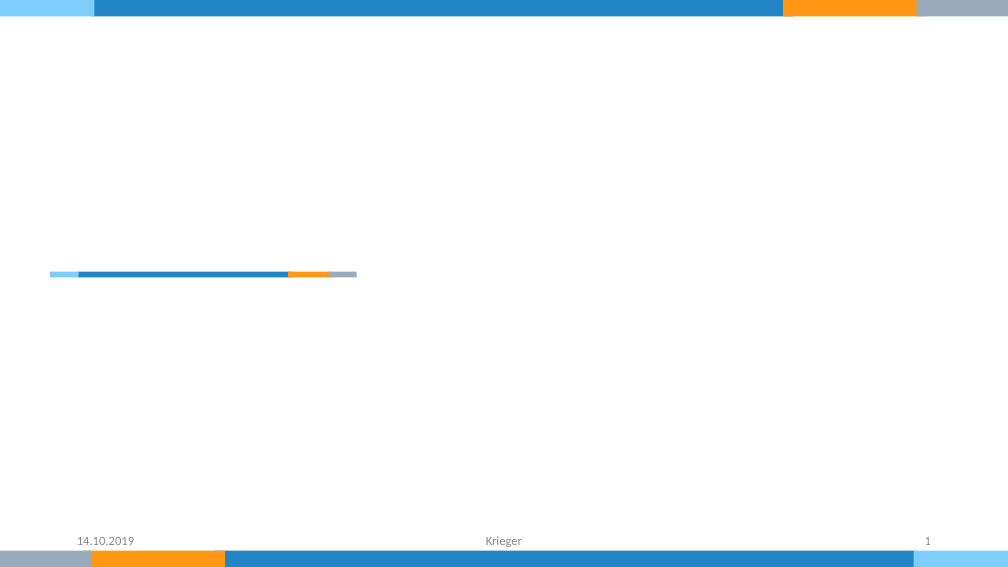
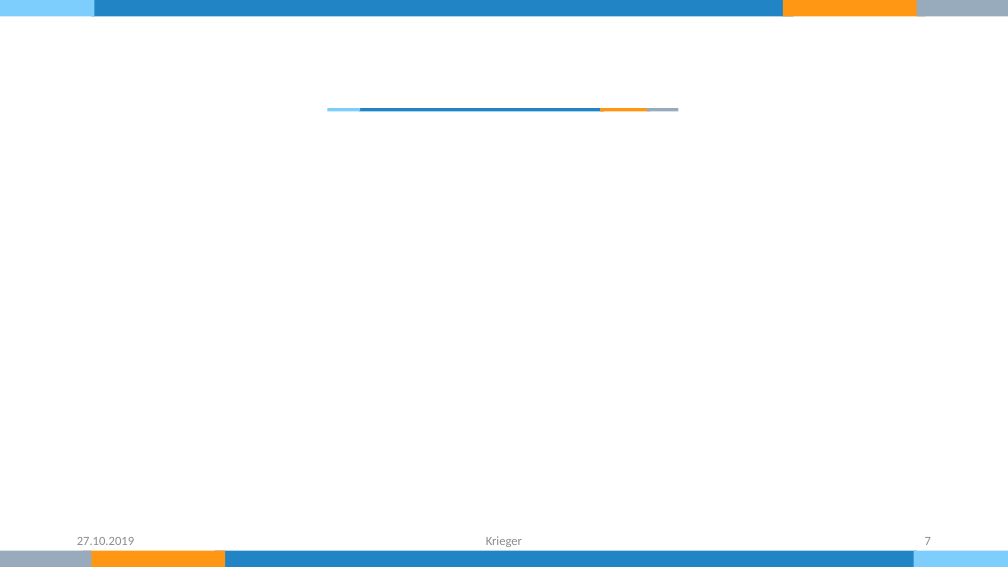
Before and after one commit to KriegersBlog/nordwind-tool, a slide deck: slide 7 of Dokumentation/Präsentation.pptx (slide 1 before the commit). Drawn at 1008x567 pixels with LibreOffice and Linux fonts; fonts in the diff are those of the drawing. Boxes give left, top, right and bottom in pixels: in the first picture for what was removed or moved away, otherwise in the second. Text is boxed around its words. In the diff, an @@ line names an element or a change of style, - is before the commit and + after.

```diff
--- a/Dokumentation/Präsentation.pptx
+++ b/Dokumentation/Präsentation.pptx
@@ rectangle: place and size @@
-rectangle at [50,271,79,278]
+rectangle at [327,108,360,111]
@@ rectangle: place and size @@
-rectangle at [78,271,291,278]
+rectangle at [359,108,604,111]
@@ rectangle: place and size @@
-rectangle at [288,271,331,278]
+rectangle at [600,108,650,111]
@@ rectangle: place and size @@
-rectangle at [329,271,357,278]
+rectangle at [647,108,678,111]
@@ text at [77,537,134,545]: text changed @@
-14.10.2019
+27.10.2019
@@ page number at [925,537,931,545]: text changed @@
-1
+7
```
Also in this commit, not shown: 7 slides added.
